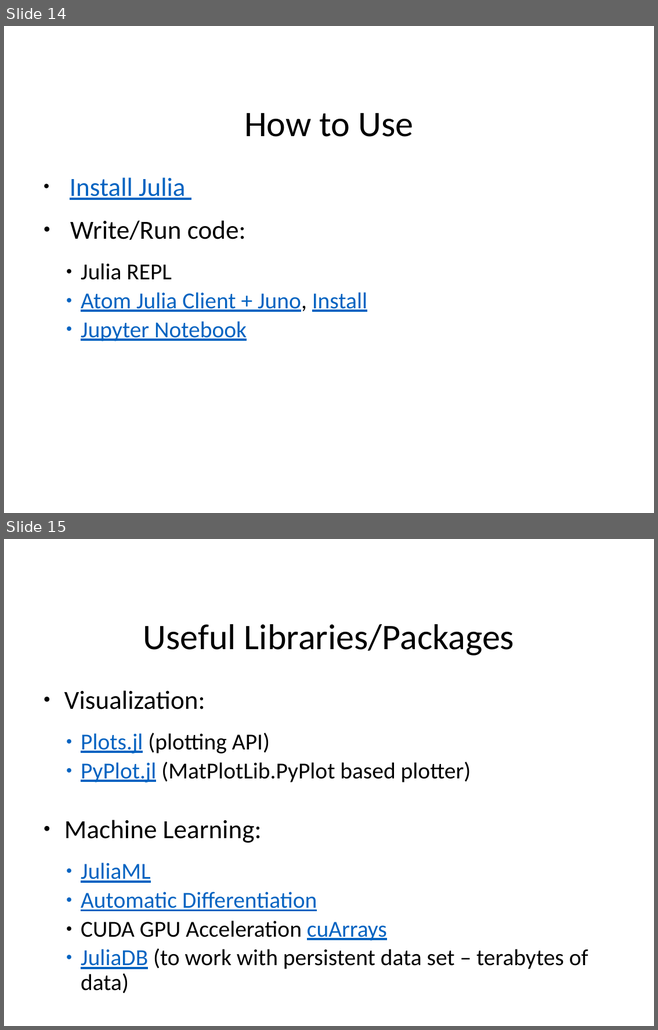
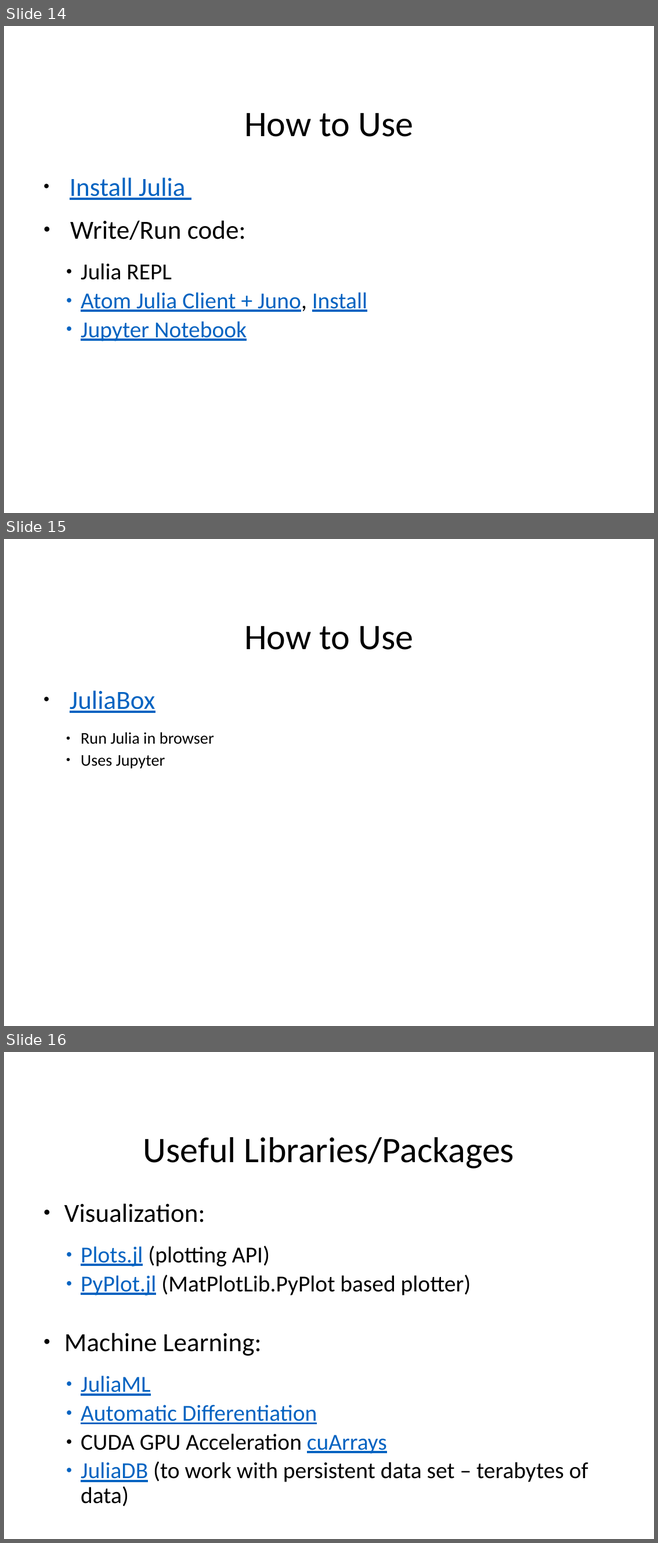
Before and after one commit to The-SS/Julia_intro, a slide deck: Julia_intro.pptx. Shown one above the other, each under a label of ours: slides 14 and 15 before the commit, slides 14, 15 and 16 after it. The pictures are 658x1030 and 658x1543 pixels, drawn with LibreOffice and Linux fonts; fonts in the diff are those of the drawing; background and template pictures are left out. Boxes give left, top, right and bottom in pixels: in the first picture for what was removed or moved away, otherwise in the second. Text is boxed around its words. In the diff, an @@ line names an element or a change of style, - is before the commit and + after.

Commit message:
Julia intro slides update + pdf added

```diff
--- a/Julia_intro.pptx
+++ b/Julia_intro.pptx
@@ slide 15 added at <box>4,539,654,1026</box>, background #FFFFFF @@
@@ title added at <box>244,626,413,650</box>, 44 pt, text #000000 @@
+How to Use
@@ text added at <box>70,690,214,769</box>, 20 pt, text #000000 @@
+● JuliaBox
+  ● Run Julia in browser
+  ● Uses Jupyter
@@ what was slide 15 is now slide 16 @@
```
Also in this commit, not shown: 2 other slides added, 2 slides removed, 1 other file.
